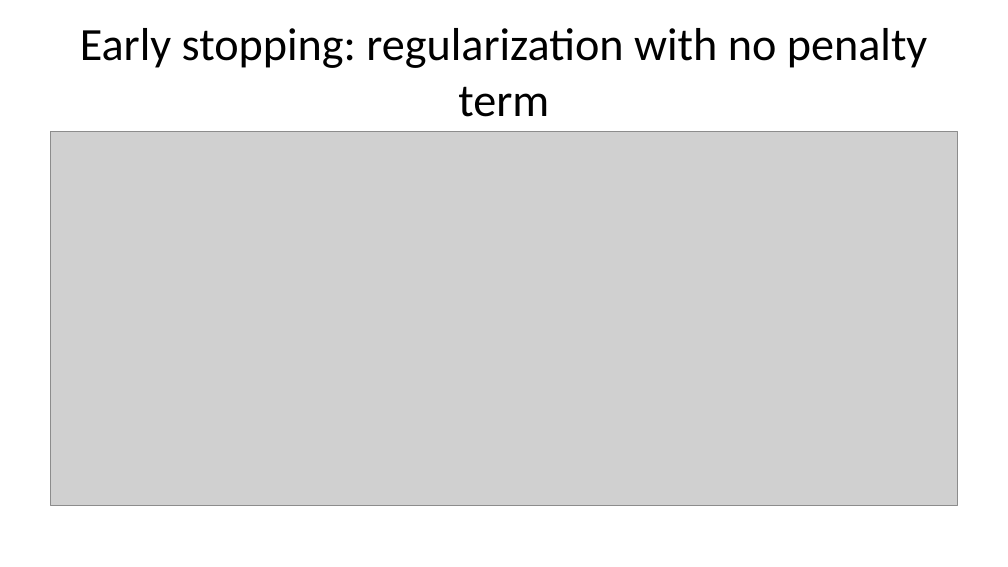
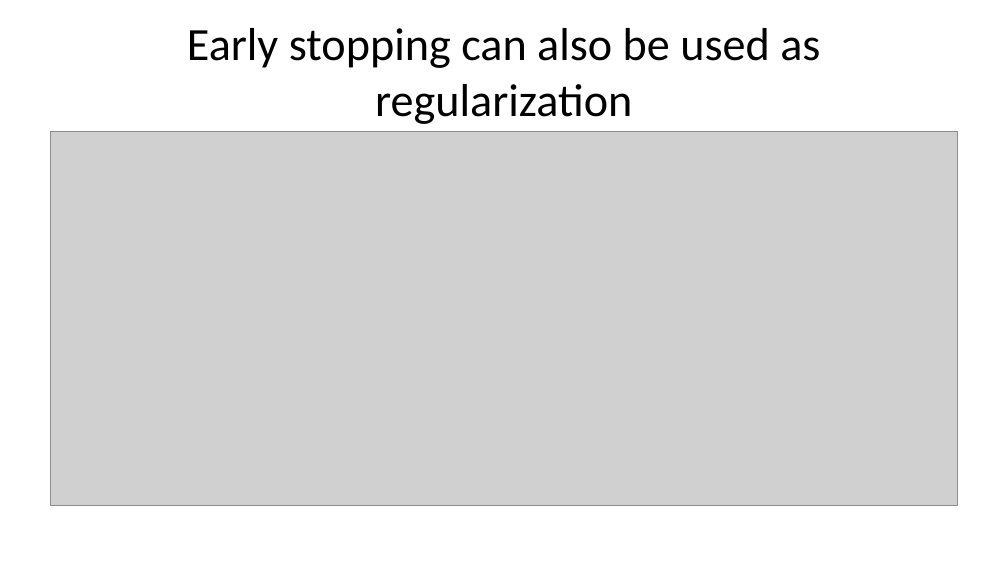
Before and after one commit to pauldubois98/AdcancedTopicsDataScience2026, a slide deck: slide 28 of Course03/slides.pptx. Drawn at 1008x567 pixels with LibreOffice and Linux fonts; fonts in the diff are those of the drawing; grey boxes stand for pictures. Boxes give left, top, right and bottom in pixels: in the first picture for what was removed or moved away, otherwise in the second. Text is boxed around its words. In the diff, an @@ line names an element or a change of style, - is before the commit and + after.

```diff
--- a/Course03/slides.pptx
+++ b/Course03/slides.pptx
@@ title at [187, 28, 820, 124]: text changed @@
-Early stopping: regularization with no penalty term
+Early stopping can also be used as regularization
```
Also in this commit, not shown: 26 other slides changed, 28 slides added, 15 slides removed, 1 other file.
